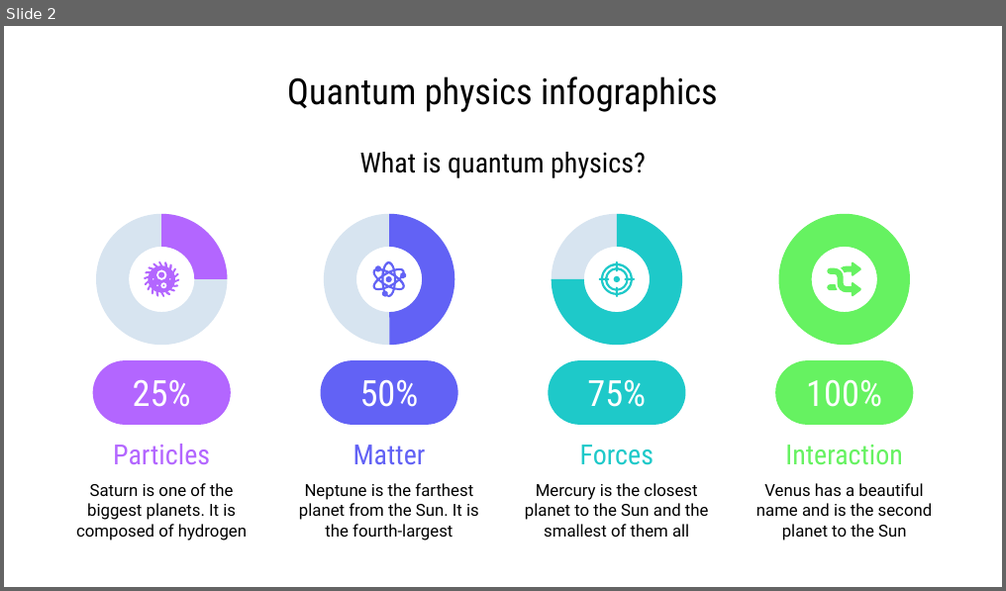
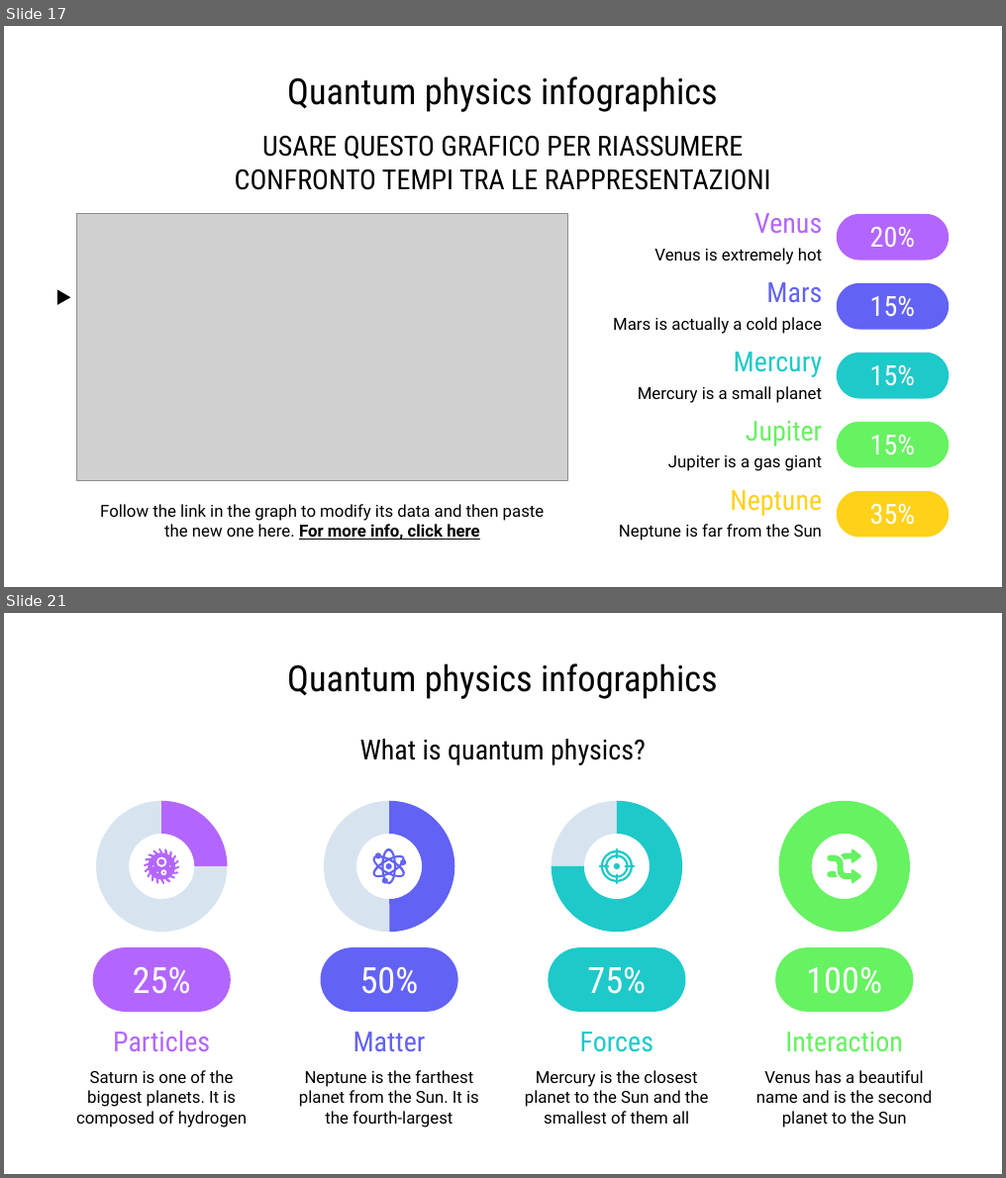
Before and after one commit to Moriarty2002/quantum-information, a slide deck: docs/elaborato.pptx. Shown one above the other, each under a label of ours: slide 2 before the commit, slides 17 and 21 after it; the slides between them are not shown. The pictures are 1006x591 and 1006x1178 pixels, drawn with LibreOffice and Linux fonts; fonts in the diff are those of the drawing; grey boxes stand for pictures. Boxes give left, top, right and bottom in pixels: in the first picture for what was removed or moved away, otherwise in the second. Text is boxed around its words. In the diff, an @@ line names an element or a change of style, - is before the commit and + after.

```diff
--- a/docs/elaborato.pptx
+++ b/docs/elaborato.pptx
@@ slide 17 added at [4,26,1002,587], background #FFFFFF @@
@@ title added at [287,76,718,112], 26 pt, text #000000 @@
+Quantum physics infographics
@@ text added at [235,135,771,190], 20 pt, text #000000 @@
+USARE QUESTO GRAFICO PER RIASSUMERE CONFRONTO TEMPI TRA LE RAPPRESENTAZIONI
@@ picture added at [77,214,568,480] @@
@@ text added at [754,213,822,233], 20 pt, text #B366FF @@
+Venus
@@ rounded rectangle added at [837,214,949,260], fill #B366FF, 20 pt, text #FFFFFF @@
+20%
@@ text added at [654,248,822,265], 12 pt, text #000000 @@
+Venus is extremely hot
@@ triangle added at [56,289,70,304], fill #000000 @@
@@ text added at [766,282,822,302], 20 pt, text #6262F5 @@
+Mars
@@ rounded rectangle added at [837,283,949,329], fill #6262F5, 20 pt, text #FFFFFF @@
+15%
@@ text added at [613,317,822,334], 12 pt, text #000000 @@
+Mars is actually a cold place
@@ text added at [734,352,823,377], 20 pt, text #1EC9C9 @@
+Mercury
@@ rounded rectangle added at [837,353,949,398], fill #1EC9C9, 20 pt, text #FFFFFF @@
+15%
@@ text added at [638,386,822,403], 12 pt, text #000000 @@
+Mercury is a small planet
@@ text added at [746,421,822,447], 20 pt, text #66F261 @@
+Jupiter
@@ rounded rectangle added at [837,422,949,469], fill #66F261, 20 pt, text #FFFFFF @@
+15%
@@ text added at [668,456,822,472], 12 pt, text #000000 @@
+Jupiter is a gas giant
@@ text added at [730,490,822,516], 20 pt, text #FFD119 @@
+Neptune
@@ rounded rectangle added at [837,491,949,537], fill #FFD119, 20 pt, text #FFFFFF @@
+35%
@@ text added at [100,504,545,540], 12 pt, text #000000 @@
+Follow the link in the graph to modify its data and then paste the new one here. For more info, click here
@@ text added at [619,524,822,541], 12 pt, text #000000 @@
+Neptune is far from the Sun
@@ what was slide 2 is now slide 21 @@
```
Also in this commit, not shown: 2 slides changed, 18 other slides added, 1 other file.
